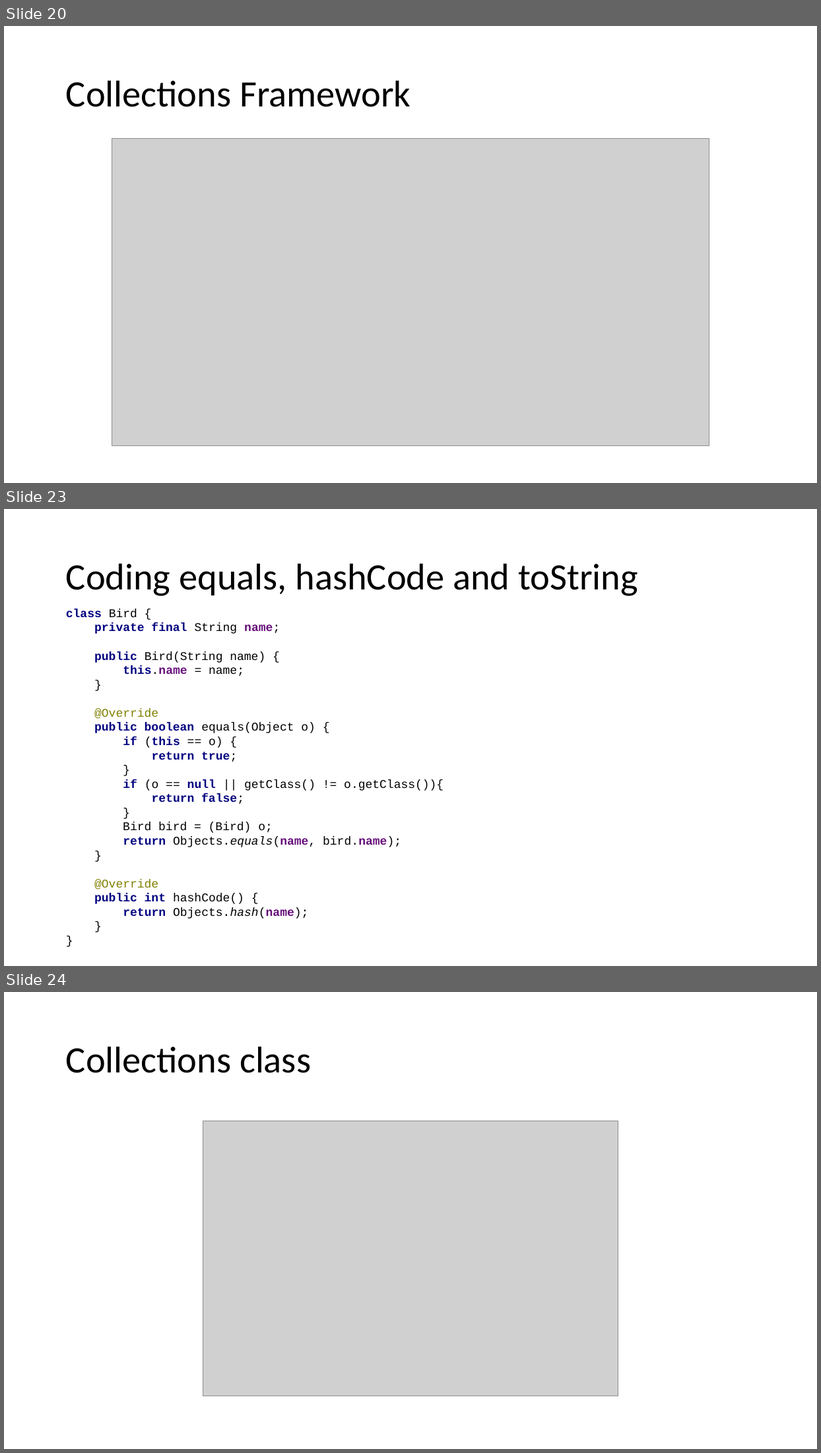
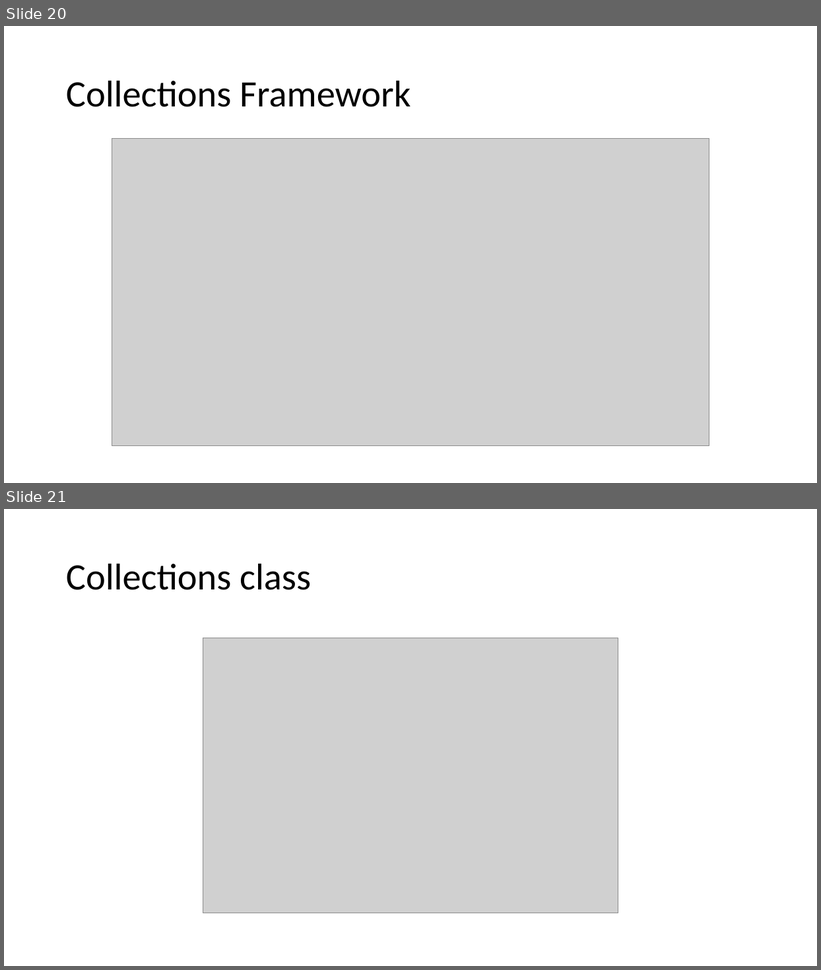
Before and after one commit to brahinets/GeekHub-J4W-8, a slide deck: Lectures/Lesson 06 - Generics, Comparator, Comparable.pptx. Shown one above the other, each under a label of ours: slides 20, 23 and 24 before the commit, slides 20 and 21 after it; the slides between them are not shown. The pictures are 821x1453 and 821x970 pixels, drawn with LibreOffice and Linux fonts; fonts in the diff are those of the drawing; grey boxes stand for pictures. Boxes give left, top, right and bottom in pixels: in the first picture for what was removed or moved away, otherwise in the second. Text is boxed around its words. In the diff, an @@ line names an element or a change of style, - is before the commit and + after.

```diff
--- a/Lectures/Lesson 06 - Generics, Comparator, Comparable.pptx
+++ b/Lectures/Lesson 06 - Generics, Comparator, Comparable.pptx
@@ slide 23 removed at box(4, 509, 817, 966), background #FFFFFF @@
@@ title removed at box(66, 563, 638, 596) @@
-Coding equals, hashCode and toString
@@ text removed at box(66, 609, 444, 919) @@
-class Bird {
-private final String name;
-public Bird(String name) {
-this.name = name;
-}
-@Override
-public boolean equals(Object o) {
-if (this == o) {
-return true;
-}
-if (o == null || getClass() != o.getClass()){
-return false;
-}
-Bird bird = (Bird) o;
-return Objects.equals(name, bird.name);
-}
-@Override
-public int hashCode() {
-return Objects.hash(name);
-}
-}
@@ what was slide 24 is now slide 21 @@
```
Also in this commit, not shown: 2 other slides removed.
